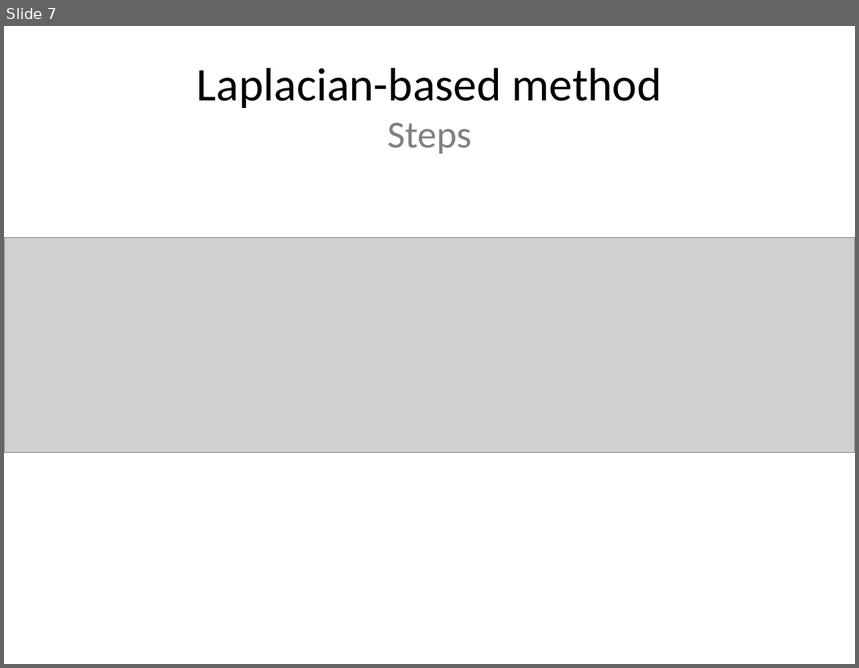
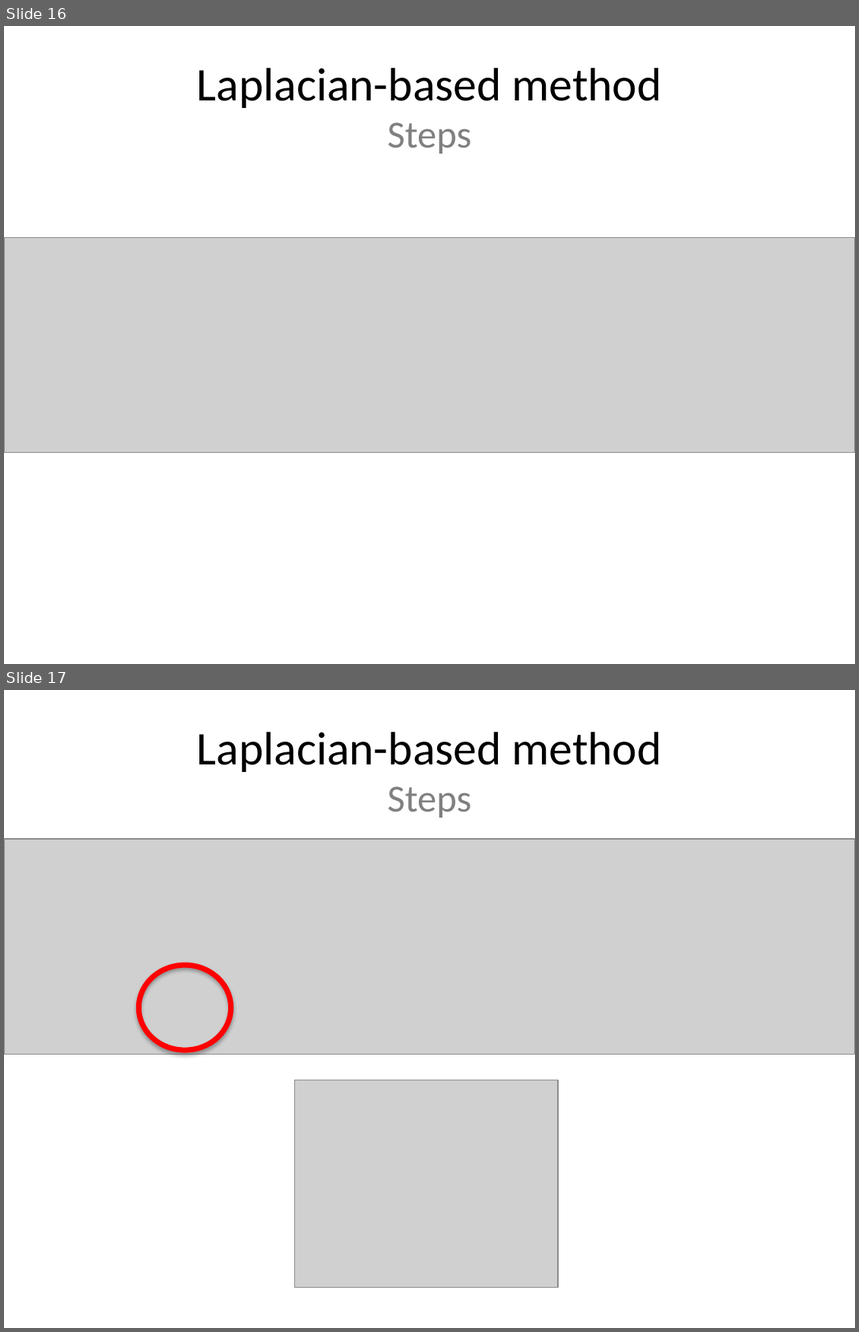
Before and after one commit to leoninnovate/6.344-Project, a slide deck: docs/presentation/presentation.pptx. Shown one above the other, each under a label of ours: slide 7 before the commit, slides 16 and 17 after it. The pictures are 859x668 and 859x1332 pixels, drawn with LibreOffice and Linux fonts; fonts in the diff are those of the drawing; grey boxes stand for pictures. Boxes give left, top, right and bottom in pixels: in the first picture for what was removed or moved away, otherwise in the second. Text is boxed around its words. In the diff, an @@ line names an element or a change of style, - is before the commit and + after.

```diff
--- a/docs/presentation/presentation.pptx
+++ b/docs/presentation/presentation.pptx
@@ slide 17 added at [4, 690, 855, 1328], background #FFFFFF @@
@@ title added at [197, 732, 662, 818], 39.6 pt, text #000000 @@
+Laplacian-based method
+Steps
@@ picture added at [4, 839, 855, 1054] @@
@@ ellipse added at [139, 965, 230, 1050], outline #FF0000 4.5 pt @@
@@ picture added at [295, 1080, 558, 1287] @@
@@ what was slide 7 is now slide 16 @@
```
Also in this commit, not shown: 3 slides changed, 18 other slides added, 1 slide removed, 5 other files.
